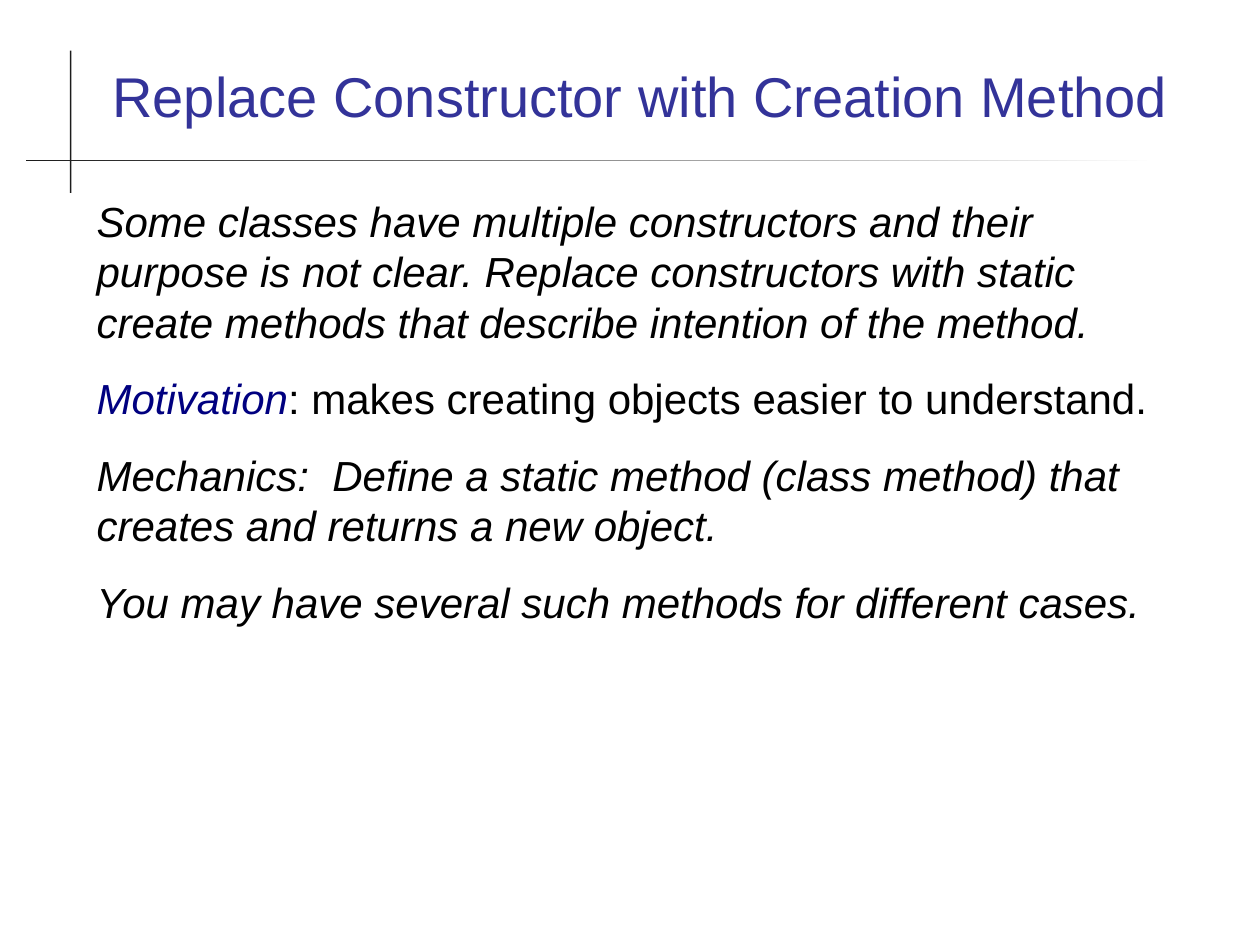
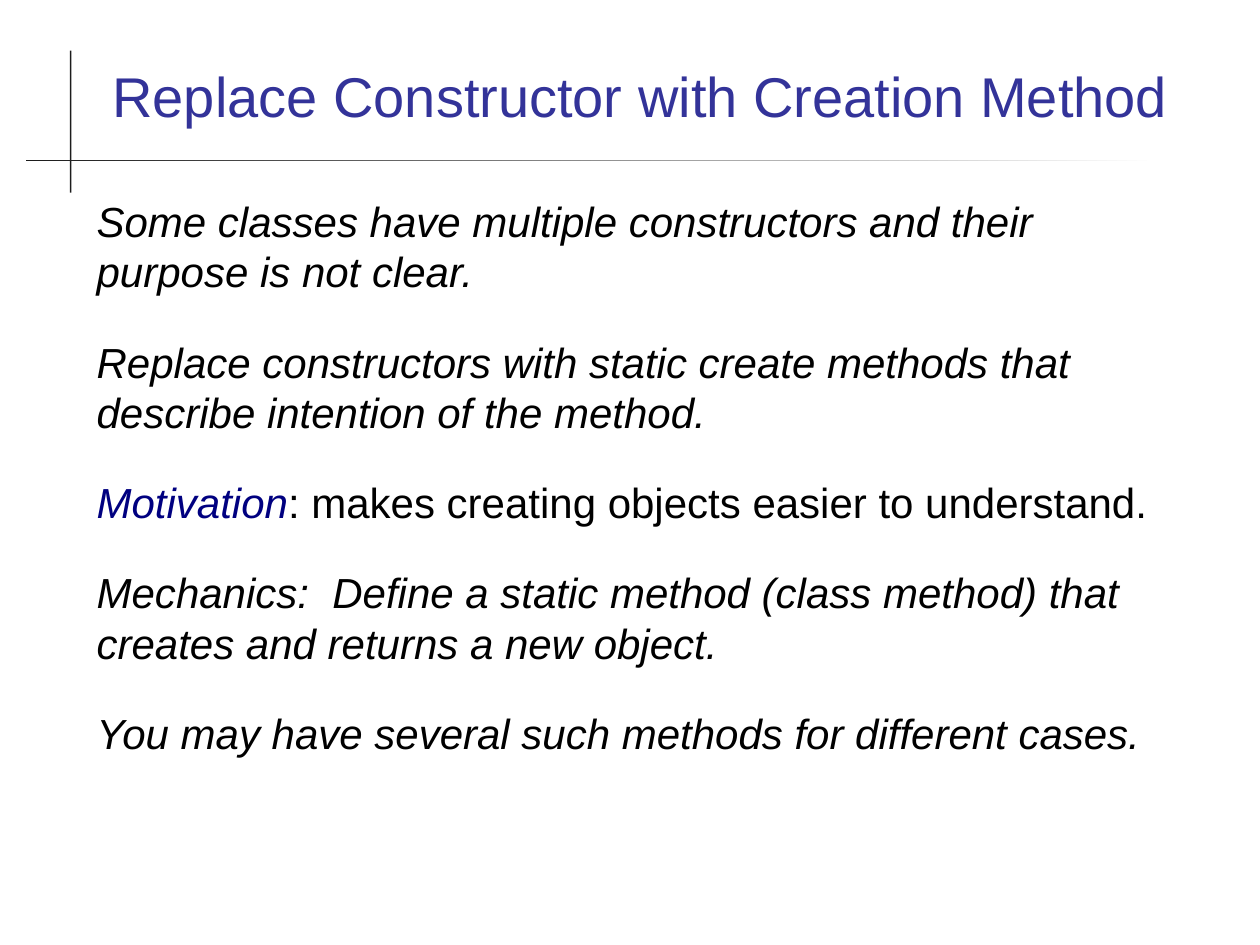
Before and after one commit to cpske/ISP, a slide deck: slide 7 of refactoring/Refactoring-Patterns.ppt. Drawn at 1260x945 pixels with LibreOffice and Linux fonts; fonts in the diff are those of the drawing. Boxes give left, top, right and bottom in pixels: in the first picture for what was removed or moved away, otherwise in the second. Text is boxed around its words. In the diff, an @@ line names an element or a change of style, - is before the commit and + after.

```diff
--- a/refactoring/Refactoring-Patterns.ppt
+++ b/refactoring/Refactoring-Patterns.ppt
@@ text at bbox=[97, 206, 1070, 429]: text changed @@
-Some classes have multiple constructors and their purpose is not clear. Replace constructors with static create methods that describe intention of the method.
+Some classes have multiple constructors and their purpose is not clear.
+Replace constructors with static create methods that describe intention of the method.
@@ text at bbox=[97, 487, 1147, 758]: more space between paragraphs @@
```
Also in this commit, not shown: 10 other slides changed, 1 slide added, 9 other files.
